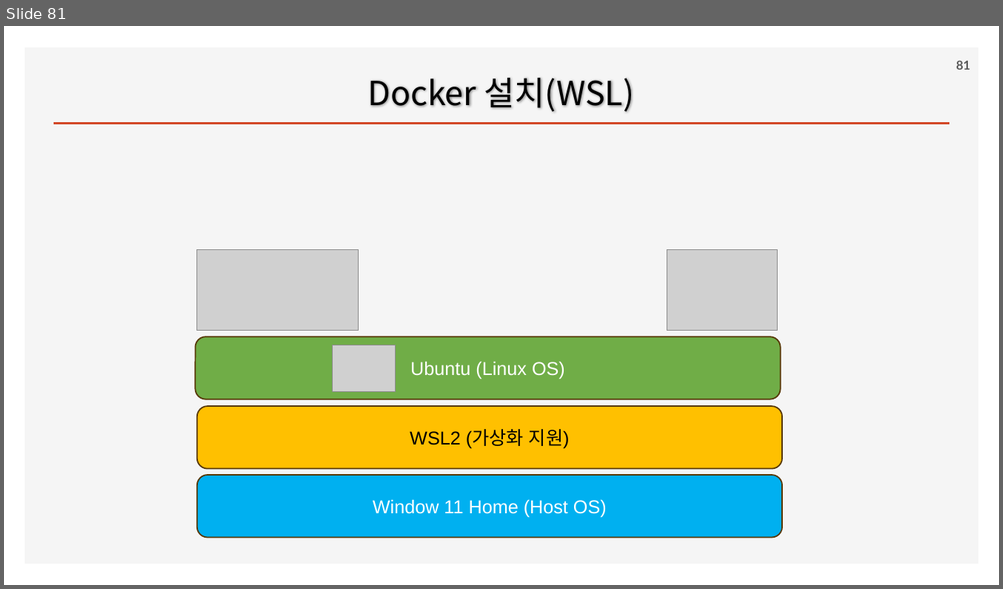
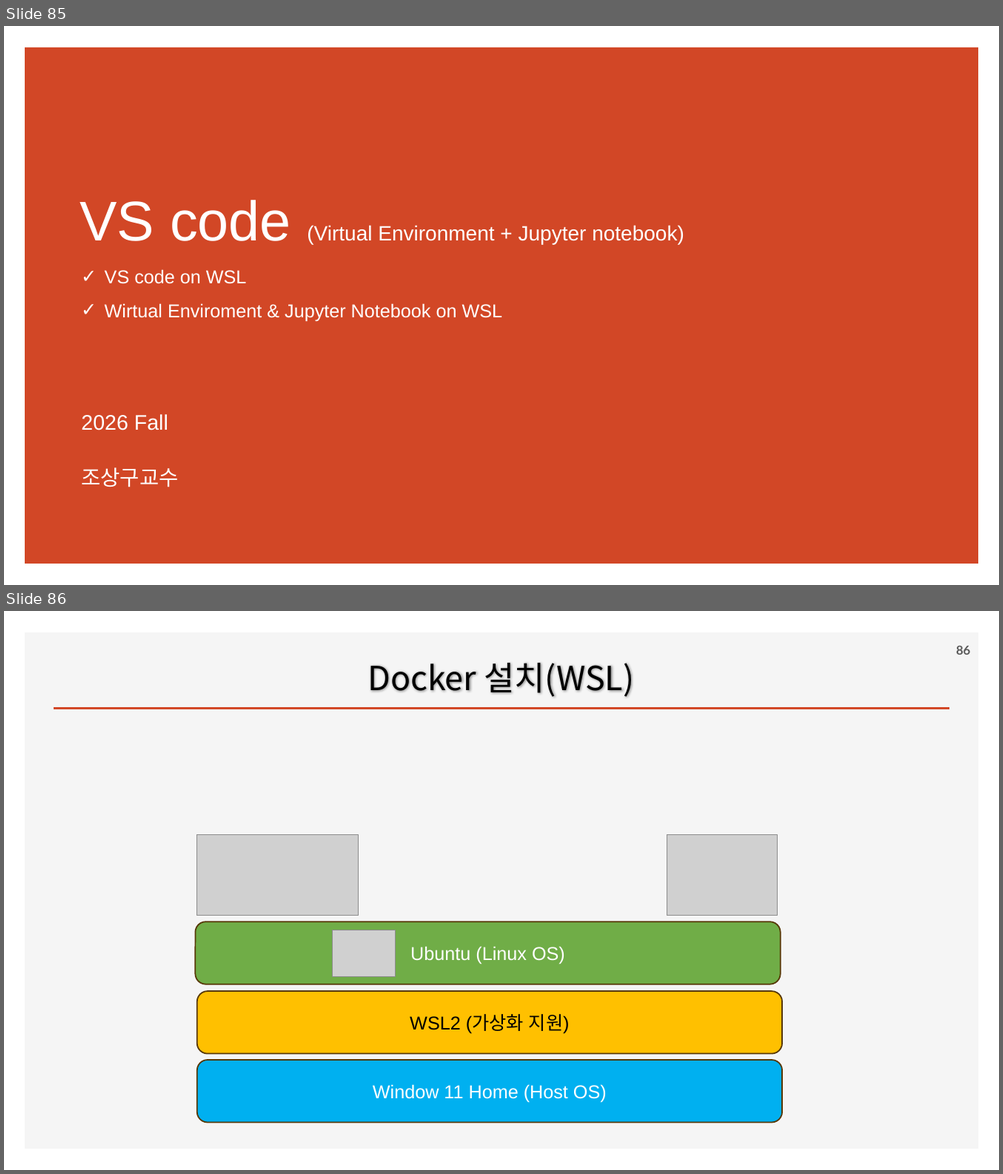
Before and after one commit to ancestor9/2026_Fall_AI-Workflow, a slide deck: PPTs/00_App Deployment.pptx. Shown one above the other, each under a label of ours: slide 81 before the commit, slides 85 and 86 after it. The pictures are 1003x589 and 1003x1174 pixels, drawn with LibreOffice and Linux fonts; fonts in the diff are those of the drawing; grey boxes stand for pictures; background and template pictures are left out. Boxes give left, top, right and bottom in pixels: in the first picture for what was removed or moved away, otherwise in the second. Text is boxed around its words. In the diff, an @@ line names an element or a change of style, - is before the commit and + after.

```diff
--- a/PPTs/00_App Deployment.pptx
+++ b/PPTs/00_App Deployment.pptx
@@ slide 85 added at bbox=[4, 26, 999, 585], background #FFFFFF @@
@@ rectangle added at bbox=[25, 47, 979, 565], fill #D24726 @@
@@ title added at bbox=[79, 200, 684, 244], 20 pt, text #FFFFFF @@
+VS code (Virtual Environment + Jupyter notebook)
@@ text added at bbox=[105, 269, 503, 321], 18 pt, text #FFFFFF @@
+✓ VS code on WSL
+✓ Wirtual Enviroment & Jupyter Notebook on WSL
@@ text added at bbox=[81, 414, 178, 488], 20.4 pt, text #FFFFFF @@
+2026 Fall
+조상구교수
@@ what was slide 81 is now slide 86 @@
@@ page number at bbox=[956, 646, 970, 655]: text changed @@
-81
+86
```
Also in this commit, not shown: 2 slides changed, 4 other slides added.
